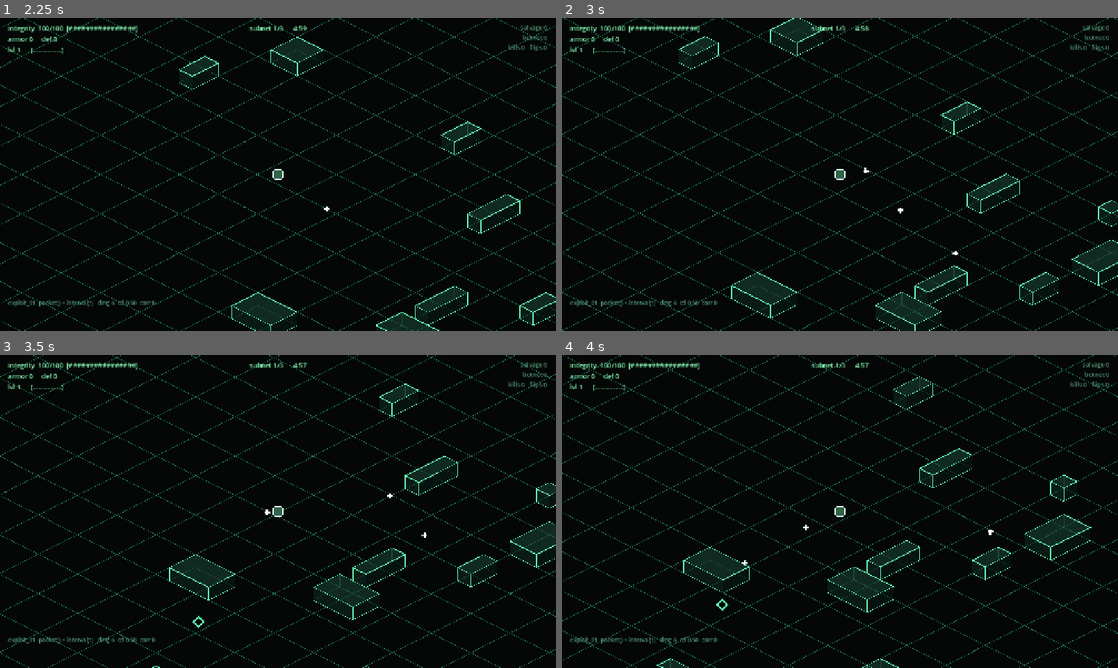
Above: before the commit, frames 1-4 (two rows, left to right).
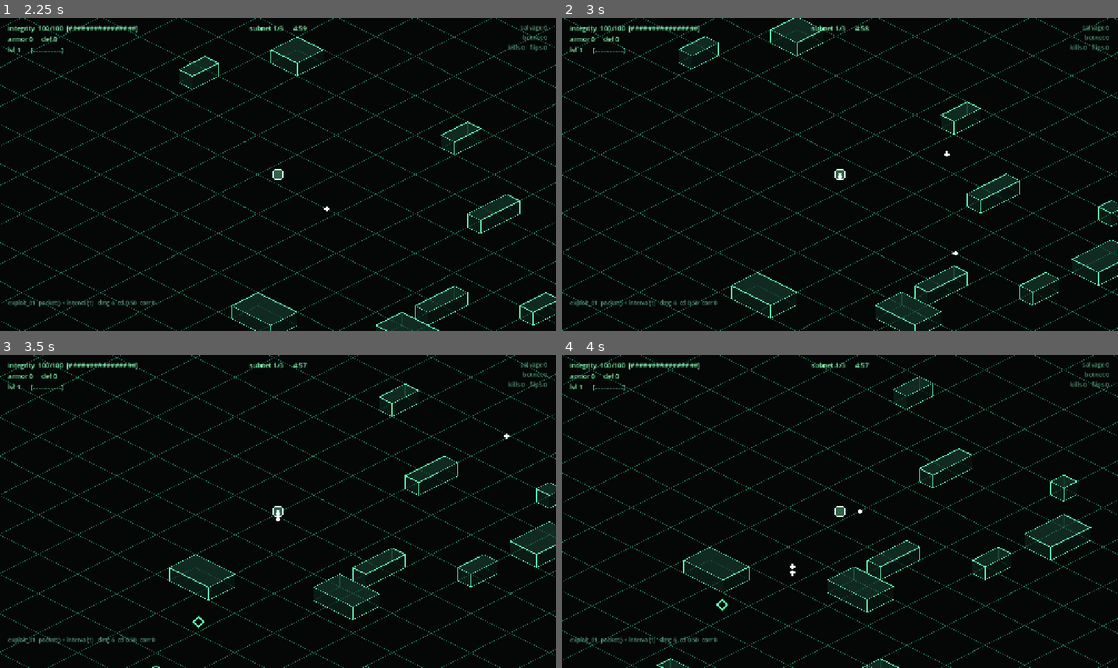
Above: after the commit, the same moments.

Repository: seanperkins/rootkit-game
Game: Godot game, scene res://scenes/main.tscn
The game is run twice, just before and just after one commit, with the same random seed, the same clock (stepped at 60 frames per second) and the same inputs.
Inputs (mouse positions are in pixels of both pictures, inside the frame that each line leads up to):
- Up to frame 1 (2.25 s): click (433, 77) at 0.52 s; type "Alex" at 0.6 s; click "./intrude --subnet 01 [ENTER]" at 1.25 s; tap Enter (confirm) at 2 s; move the mouse to (400, 158) at 2.02 s; hold D (move_right) from 2.03 s (still down); hold Enter (confirm) from 2.03 s (still down)
- Up to frame 2 (3 s): move the mouse to (728, 190) at 2.77 s; release D (move_right) at 2.78 s; release Enter (confirm) at 2.78 s; hold S (move_down) from 2.78 s (still down); tap R (recipes) at 2.85 s
- Up to frame 3 (3.5 s): keep holding S (move_down)
- Up to frame 4 (4 s): move the mouse to (895, 442) at 3.52 s; release S (move_down) at 3.53 s; hold D (move_right) from 3.53 s (still down); tap Keypad Enter at 3.6 s

Frame 1 is identical in both runs. In frame 2, less than 0.1% of the frame differs, in the area x 49-70%, y 42-63%; in frame 3, less than 0.1%, in the area x 47-92%, y 25-59%; in frame 4, less than 0.1%.

Commit message:
feat: fire packet, beam and spike along the owner's facing

Diff:
--- a/scripts/run/run.gd
+++ b/scripts/run/run.gd
@@ -145,6 +145,13 @@
 
 ## CONE's arc, half-angle in radians. 45 degrees either side of the aim.
 const CONE_HALF_ANGLE := 0.785
+## Half-width of the beam capsule. The grid query around the capsule midpoint
+## uses radius / 2 + BEAM_HALF_WIDTH and filters on centre distance; the
+## farthest centre the keep test accepts is a far corner at perpendicular
+## offset BEAM_HALF_WIDTH + ENEMY_RADIUS = 34, so the circle covers it iff
+## radius / 2 + 22 >= sqrt((radius / 2)^2 + 34^2), i.e. radius >= 30.55.
+## test_facing asserts every beam in the tables clears 31.
+const BEAM_HALF_WIDTH := 22.0
 ## A mine sits until something comes within this, then detonates in `radius`.
 ## The angle between adjacent shots of a split. At 0.22 rad an off-axis shot is
 ## 0.218*d from the aim line, so against a 16 px combined hit radius
@@ -562,6 +569,10 @@
 var _botnet_life: PackedFloat32Array
 
 var _buf: PackedInt32Array
+## Beam selection scratch: the kept candidates and their projections, sized
+## like _buf so the tick allocates nothing. Not simulation state.
+var _beam_hits: PackedInt32Array
+var _beam_keys: PackedFloat32Array
 var _counts: PackedInt32Array
 ## Enemy fire.
 ##
@@ -1330,6 +1341,8 @@
 	terrain.generate(tseed, player_pos[local_slot])
 
 	_buf = PackedInt32Array(); _buf.resize(1024)
+	_beam_hits = PackedInt32Array(); _beam_hits.resize(_buf.size())
+	_beam_keys = PackedFloat32Array(); _beam_keys.resize(_buf.size())
 	_counts = PackedInt32Array(); _counts.resize(4)
 	_pos_arrays = [null, null, null, null]
 	_skips = [null, null, null, null]
@@ -2611,10 +2624,11 @@
 	var at := player_pos[owner]
 	feel.emit(Synth.fire_id(r.vector_kind))
 	_trigger_fires[ei] = _trigger_fires.get(ei, 0) + 1
-	# Before the match, deliberately. BEAM and CHAIN return early when they have
-	# no target, and a defensive build on those vectors must still ward — it has
-	# already spent its cooldown by the time it reaches here, because
-	# _try_event_fire sets _fire_cd before calling this.
+	# Before the match, deliberately. CHAIN returns early when it has no
+	# target, and a defensive build on it must still ward — it has already spent
+	# its cooldown by the time it reaches here, because _try_event_fire sets
+	# _fire_cd before calling this. (BEAM and CONE no longer return early: they
+	# fire along facing whether or not anything is there.)
 	if r.ward_duration > 0.0:
 		_ward_left[ei] = r.ward_duration
 	# A shielding exploit grants its pool on fire, capped rather than stacked:
@@ -2628,27 +2642,42 @@
 			for k in mini(n, _buf.size()):
 				_hit(ei, r, Grid.index_of(_buf[k]))
 		Module.VectorKind.BEAM:
-			var target := _pick_target(r.radius, r.targeting, at)
-			if target < 0:
-				return
-			var dir := (enemies.pos[target] - at).normalized()
+			# A capsule along the owner's facing: length radius, half-width
+			# BEAM_HALF_WIDTH. Fires whether or not anything is in it.
+			var dir: Vector2 = player_facing[owner]
+			var mid := at + dir * r.radius * 0.5
 			_fx_line.append([at, at + dir * r.radius, FX_LIFE,
 				Color(2.2, 1.4, 2.6)])
-			var n2 := grid.query_radius_into(at + dir * r.radius * 0.5,
-				r.radius * 0.5, _buf, Grid.M_ENEMY)
-			var struck := 0
+			var n2 := grid.query_radius_into(mid, r.radius * 0.5 + BEAM_HALF_WIDTH, _buf, Grid.M_ENEMY)
+			var kept := 0
+			var band := BEAM_HALF_WIDTH + ENEMY_RADIUS
 			for k in mini(n2, _buf.size()):
-				if struck > r.pierce:
-					break
-				_hit(ei, r, Grid.index_of(_buf[k]))
-				struck += 1
+				var j := Grid.index_of(_buf[k])
+				var rel := enemies.pos[j] - at
+				var along := rel.dot(dir)
+				if along < 0.0 or along > r.radius:
+					continue
+				if absf(rel.cross(dir)) > band:
+					continue
+				_beam_hits[kept] = j
+				_beam_keys[kept] = along
+				kept += 1
+			# Select the pierce + 1 nearest by (projection, index): a total order,
+			# so equal projections resolve the same on every peer. O(n x k).
+			var want := mini(int(r.pierce) + 1, kept)
+			for s2 in want:
+				var best := s2
+				for c in range(s2 + 1, kept):
+					if _beam_keys[c] < _beam_keys[best] \
+							or (_beam_keys[c] == _beam_keys[best] and _beam_hits[c] < _beam_hits[best]):
+						best = c
+				if best != s2:
+					var tj := _beam_hits[s2]; _beam_hits[s2] = _beam_hits[best]; _beam_hits[best] = tj
+					var tk := _beam_keys[s2]; _beam_keys[s2] = _beam_keys[best]; _beam_keys[best] = tk
+				_hit(ei, r, _beam_hits[s2])
 		Module.VectorKind.CONE:
-			# A broadcast query filtered by ANGLE. Cheap, and it reads completely
-			# differently because it demands facing.
-			var ct := _pick_target(r.radius, r.targeting, at)
-			if ct < 0:
-				return
-			var cdir := (enemies.pos[ct] - at).normalized()
+			# A broadcast query filtered by ANGLE around the owner's facing.
+			var cdir: Vector2 = player_facing[owner]
 			_fx_line.append([at, at + cdir * r.radius, FX_LIFE,
 				Color(2.0, 1.6, 0.8)])
 			var cn := grid.query_radius_into(at, r.radius, _buf, Grid.M_ENEMY)
@@ -2745,11 +2774,19 @@
 				from = enemies.pos[picked]
 				hops += 1
 		_:
-			# The viewport covers ~1113x626 world units at this zoom, so the
-			# corner is ~640 away. Targeting at 1400 let packets fire at enemies
-			# well off-screen — and made every shot walk the entire grid.
-			var t3 := _pick_target(VIEW_RANGE, r.targeting, at)
-			var dir2 := Vector2.RIGHT if t3 < 0 else (enemies.pos[t3] - at).normalized()
+			# Along the owner's facing, no target pick — except a homing fused
+			# module, which binds a target at spawn and launches TOWARD it: a
+			# seeker launched away would spend most of its travel coming about.
+			# (VIEW_RANGE: the viewport covers ~1113x626 world units at this
+			# zoom, so the corner is ~640 away; a wider pick let seekers bind to
+			# enemies well off-screen and walked the entire grid.)
+			var t3 := -1
+			var dir2: Vector2 = player_facing[owner]
+			if r.homing > 0.0:
+				t3 = _pick_target(VIEW_RANGE, r.targeting, at)
+				if t3 >= 0:
+					dir2 = (enemies.pos[t3] - at).normalized()
+			_fx_line.append([at, at + dir2 * 26.0, FX_LIFE, Color(1.1, 1.7, 1.4)])
 			var shots: int = maxi(int(r.split_count), 1)
 			for sp in shots:
 				# Centred on the aim: 1 shot is dead on, 3 is -spread/0/+spread.
@@ -5055,6 +5092,8 @@
 			"_route_cell": "local presentation; reset so the route recomputes",
 			"feel": "presentation", "_shake_pref": "preference",
 			"_numbers_pref": "preference", "_falling": "presentation",
+			"_beam_hits": "beam selection scratch, presentation-free but never carried",
+			"_beam_keys": "beam selection scratch",
 			"_vignette": "presentation", "_fx_line": "presentation",
 			"_fx_ring": "presentation", "_order": "rebuilt whole in _depth_sort",
 			"_band_count": "scratch for _depth_sort",
--- a/tests/test_facing.gd
+++ b/tests/test_facing.gd
@@ -10,7 +10,10 @@
 
 const CASES := ["facing_follows_the_applied_record_and_holds",
 	"facing_survives_a_restore", "two_peers_agree_while_turning",
-	"a_return_resets_facing"]
+	"a_return_resets_facing",
+	"packet_flies_along_facing", "a_homing_packet_still_binds",
+	"beam_hits_its_capsule_only", "spike_hits_its_wedge_only",
+	"beam_radius_floor_holds_in_the_tables"]
 
 func _initialize() -> void:
 	print("ROOTKIT — facing\n")
@@ -20,6 +23,11 @@
 	await facing_survives_a_restore()
 	await two_peers_agree_while_turning()
 	await a_return_resets_facing()
+	await packet_flies_along_facing()
+	await a_homing_packet_still_binds()
+	await beam_hits_its_capsule_only()
+	await spike_hits_its_wedge_only()
+	beam_radius_floor_holds_in_the_tables()
 	print("")
 	for c in CASES:
 		if not finished.has(c):
@@ -105,3 +113,113 @@
 	h.teardown()
 	await process_frame
 	finished["a_return_resets_facing"] = true
+
+## A run with one exploit on the local slot: vector + interval (+ payloads).
+func _with(r: Node2D, vector_id: StringName, payloads: Array = [], fused: Module = null) -> int:
+	var t := ModuleTable.by_id()
+	var ex := Exploit.new()
+	if fused != null:
+		ex.vector = EquippedModule.new(fused, 1)
+	else:
+		ex.place(t[vector_id])
+	ex.place(t[&"interval"])
+	for p in payloads:
+		ex.place(t[p])
+	r.loadouts[r.local_slot].exploits = [ex]
+	r._recompile()
+	return r._gid(r.local_slot, 0)
+
+func _face(r: Node2D, dir: Vector2) -> void:
+	r.input_override = dir
+	r._physics_process(DT)
+	r.input_override = Vector2.ZERO
+
+func _spawn(r: Node2D, offset: Vector2) -> int:
+	return r.enemies.spawn(r.player_pos[r.local_slot] + offset, Vector2.ZERO, 9999.0, r.ENEMY_RADIUS, 0)
+
+## Which enemies the queue holds DAMAGE events for after one emit.
+func _targets_hit(r: Node2D, gid: int) -> Array:
+	r.queue.begin_tick()
+	r._step3_rebuild()
+	r._emit_vector(gid, r.resolved[gid])
+	var out := []
+	for k in r.queue.count:
+		if r.queue.source_exploit[k] == gid and not (r.queue.target[k] in out):
+			out.append(r.queue.target[k])
+	return out
+
+func packet_flies_along_facing() -> void:
+	var r := await _fresh_run()
+	var gid := _with(r, &"packet")
+	_spawn(r, Vector2(0.0, -300.0))            # an enemy up, off the facing axis
+	_face(r, Vector2.LEFT)
+	r.queue.begin_tick()
+	r._step3_rebuild()
+	var before: int = r.projectiles.count
+	r._emit_vector(gid, r.resolved[gid])
+	_check("a packet spawned", r.projectiles.count, before + 1)
+	var i: int = r.projectiles.count - 1
+	_check_true("it flies along facing, not at the enemy", r.projectiles.vel[i].normalized().dot(Vector2.LEFT) > 0.999)
+	_check("and binds no target", r._proj_target[i], -1)
+	r.free(); await process_frame
+	finished["packet_flies_along_facing"] = true
+
+func a_homing_packet_still_binds() -> void:
+	var r := await _fresh_run()
+	var homer := Module.make(&"test_homer", "test_homer()", Module.Slot.VECTOR,
+		{&"damage": 5.0, &"projectile_speed": 400.0, &"cooldown": 0.5,
+		 &"travel": 900.0, &"homing": 2.6}, [], Module.VectorKind.PACKET, Module.TriggerKind.INTERVAL)
+	homer.is_fused = true
+	var gid := _with(r, &"", [], homer)
+	var e := _spawn(r, Vector2(0.0, -300.0))
+	_face(r, Vector2.LEFT)
+	r.queue.begin_tick()
+	r._step3_rebuild()
+	r._emit_vector(gid, r.resolved[gid])
+	var i: int = r.projectiles.count - 1
+	_check("a homing packet binds its target", r._proj_target[i], e)
+	_check_true("and launches toward it", r.projectiles.vel[i].normalized().dot(Vector2.UP) > 0.99)
+	r.free(); await process_frame
+	finished["a_homing_packet_still_binds"] = true
+
+func beam_hits_its_capsule_only() -> void:
+	var r := await _fresh_run()
+	var gid := _with(r, &"beam")
+	var radius: float = r.resolved[gid].radius
+	_face(r, Vector2.RIGHT)
+	var far_end := _spawn(r, Vector2(radius - 1.0, 0.0))
+	var corner := _spawn(r, Vector2(radius, r.BEAM_HALF_WIDTH + r.ENEMY_RADIUS - 1.0))
+	var beside := _spawn(r, Vector2(radius * 0.5, r.BEAM_HALF_WIDTH + r.ENEMY_RADIUS + 20.0))
+	var behind := _spawn(r, Vector2(-60.0, 0.0))
+	var hit := _targets_hit(r, gid)
+	_check("the far end is hit", far_end in hit, true)
+	_check("the far-end corner at full offset is hit", corner in hit, true)
+	_check("beside the beam is not", beside in hit, false)
+	_check("behind is not", behind in hit, false)
+	r.free(); await process_frame
+	finished["beam_hits_its_capsule_only"] = true
+
+func spike_hits_its_wedge_only() -> void:
+	var r := await _fresh_run()
+	var gid := _with(r, &"spike")
+	_face(r, Vector2.DOWN)
+	var ahead := _spawn(r, Vector2(0.0, 80.0))
+	var behind := _spawn(r, Vector2(0.0, -80.0))
+	var hit := _targets_hit(r, gid)
+	_check("inside the wedge is hit", ahead in hit, true)
+	_check("behind is not", behind in hit, false)
+	r.free(); await process_frame
+	finished["spike_hits_its_wedge_only"] = true
+
+func beam_radius_floor_holds_in_the_tables() -> void:
+	var bad := []
+	for m in ModuleTable.all():
+		if m.slot == Module.Slot.VECTOR and m.vector_kind == Module.VectorKind.BEAM \
+				and float(m.stats.get(&"radius", 0.0)) < 31.0:
+			bad.append(m.id)
+	for rec in RecipeTable.all():
+		if rec.fused.vector_kind == Module.VectorKind.BEAM \
+				and float(rec.fused.stats.get(&"radius", 0.0)) < 31.0:
+			bad.append(rec.fused.id)
+	_check("every beam radius clears the query-cover floor of 31", bad, [])
+	finished["beam_radius_floor_holds_in_the_tables"] = true
--- a/tests/test_wards.gd
+++ b/tests/test_wards.gd
@@ -74,9 +74,8 @@
 	run.queue_free()
 	await process_frame
 
-## Wards apply at the TOP of _emit_vector, before the match and its early
-## returns, so a BEAM with nothing to shoot still hardens. It spends its cooldown
-## either way — _try_event_fire sets _fire_cd before calling _emit_vector — so
+## Wards apply at the TOP of _emit_vector, before the match, so a BEAM fired
+## into empty ground still hardens. It spends its cooldown either way — _try_event_fire sets _fire_cd before calling _emit_vector — so
 ## the placement buys the ward, not the cadence.
 func targetless_beam_still_wards() -> void:
 	var run := await _bare_run()
